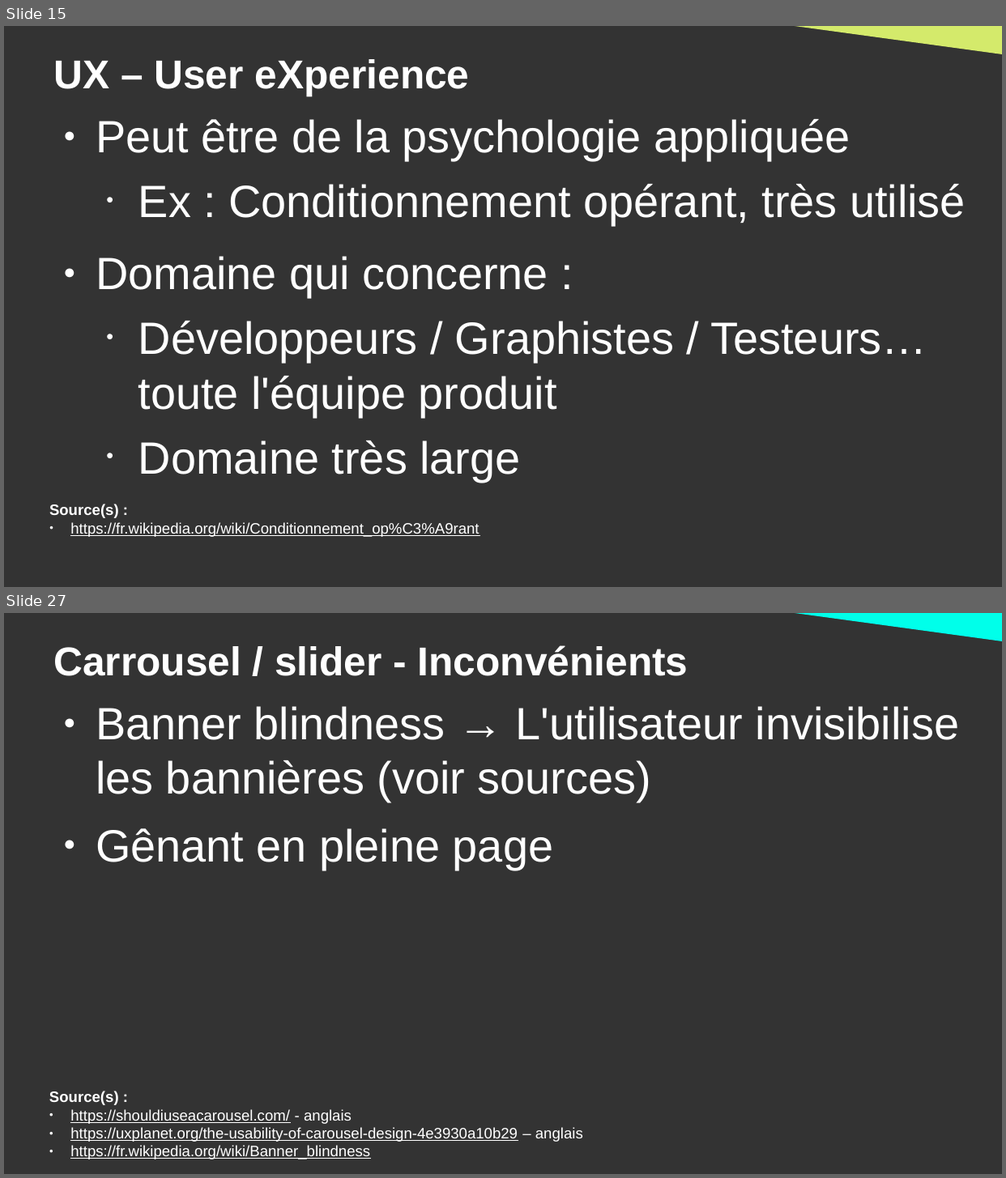
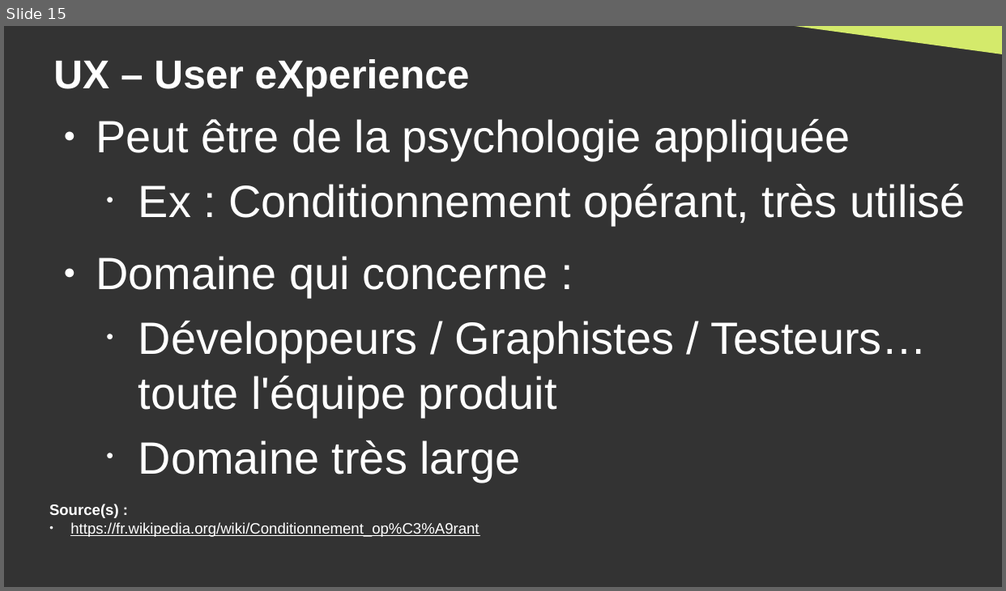
Before and after one commit to DanYellow/cours, a slide deck: gestion-de-contenus-spécialisee-s4/travaux-pratiques/numero-1/presentation.odp. Shown one above the other, each under a label of ours: slides 15 and 27 before the commit, slide 15 after it; the slides between them are not shown. The pictures are 1006x1178 and 1006x591 pixels, drawn with LibreOffice and Linux fonts; fonts in the diff are those of the drawing. Boxes give left, top, right and bottom in pixels: in the first picture for what was removed or moved away, otherwise in the second. Text is boxed around its words. In the diff, an @@ line names an element or a change of style, - is before the commit and + after.

```diff
--- a/gestion-de-contenus-spécialisee-s4/travaux-pratiques/numero-1/presentation.odp
+++ b/gestion-de-contenus-spécialisee-s4/travaux-pratiques/numero-1/presentation.odp
@@ slide 27 removed at bbox=[4, 613, 1002, 1174], background #333333 @@
@@ right triangle removed at bbox=[766, 613, 1002, 641] @@
@@ title removed at bbox=[53, 645, 688, 676] @@
-Carrousel / slider - Inconvénients
@@ text removed at bbox=[96, 706, 959, 870] @@
-● Banner blindness → L'utilisateur invisibilise les bannières (voir sources)
-● Gênant en pleine page
@@ text removed at bbox=[49, 1091, 583, 1160] @@
-Source(s) :
-● https://shouldiuseacarousel.com/ - anglais
-● https://uxplanet.org/the-usability-of-carousel-design-4e3930a10b29 – anglais
-● https://fr.wikipedia.org/wiki/Banner_blindness
```
Also in this commit, not shown: 2 slides changed, 45 other slides removed, 7 other files.
